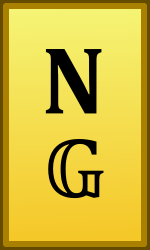
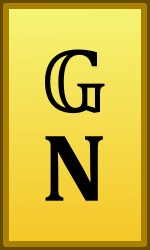
Layered file, before and after one edit (150x250). Changes by layer:
painted on "Paint Layer 3" over (x1=45, y1=49, x2=105, y2=201)
painted on "Background" over (x1=45, y1=49, x2=105, y2=201)